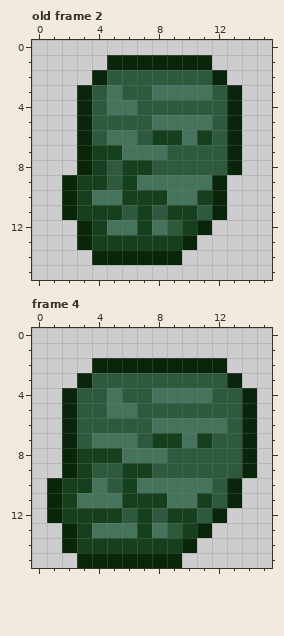
Pixel-art file: assets/sprites/uranium.ase. Above is the file before it was changed.
16x16 pixels, 4 frames. Shown: old frame 2, frame 4. The commit also changed other frames, which this record leaves out.
The same view after the edit:
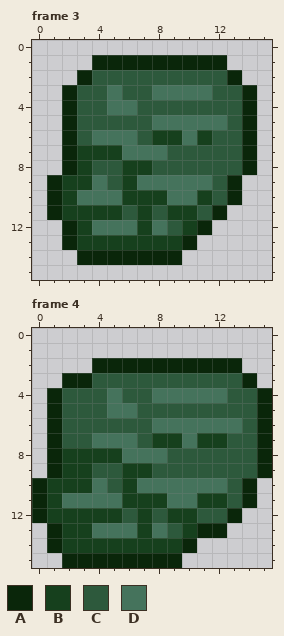
Palette (. is transparent): A #0a260a  B #16401d  C #2d593c  D #45735c
A new or re-ordered frame is compared with the old frame closest to it.
The edit:
{"change": "frames re-ordered"}
{"where": "frame 3 against old frame 2"}
{"frame":3,"y":1,"x":4,"old":".","new":"A"}
{"frame":3,"y":1,"x":12,"old":".","new":"A"}
{"frame":3,"y":2,"x":3,"old":".A","new":"AC"}
{"frame":3,"y":2,"x":12,"old":"A.","new":"CA"}
{"frame":3,"y":3,"x":2,"old":".A","new":"AC"}
{"frame":3,"y":3,"x":13,"old":"A.","new":"CA"}
{"frame":3,"y":4,"x":2,"old":".A","new":"AC"}
{"frame":3,"y":4,"x":13,"old":"A.","new":"CA"}
{"frame":3,"y":5,"x":2,"old":".A","new":"AC"}
{"frame":3,"y":5,"x":12,"old":"CA.","new":"DCA"}
{"frame":3,"y":6,"x":2,"old":".AC","new":"ACD"}
{"frame":3,"y":6,"x":13,"old":"A.","new":"CA"}
{"frame":3,"y":7,"x":2,"old":".A","new":"AB"}
{"frame":3,"y":7,"x":13,"old":"A.","new":"CA"}
{"frame":3,"y":8,"x":2,"old":".AB","new":"ABC"}
{"frame":3,"y":8,"x":13,"old":"A.","new":"CA"}
{"frame":3,"y":9,"x":1,"old":".A","new":"AB"}
{"frame":3,"y":9,"x":4,"old":"B","new":"D"}
{"frame":3,"y":9,"x":12,"old":"A.","new":"CA"}
{"frame":3,"y":10,"x":1,"old":".AB","new":"ABD"}
{"frame":3,"y":10,"x":12,"old":"A.","new":"CA"}
{"frame":3,"y":11,"x":1,"old":".A","new":"AB"}
{"frame":3,"y":12,"x":2,"old":".AB","new":"ABD"}
{"frame":3,"y":13,"x":2,"old":".A","new":"AB"}
{"frame":3,"y":14,"x":3,"old":".","new":"A"}
{"where": "frame 4"}
{"frame":4,"y":2,"x":13,"old":".","new":"A"}
{"frame":4,"y":3,"x":2,"old":".","new":"A"}
{"frame":4,"y":3,"x":13,"old":"A.","new":"CA"}
{"frame":4,"y":4,"x":1,"old":".A","new":"AC"}
{"frame":4,"y":4,"x":12,"old":"C","new":"D"}
{"frame":4,"y":4,"x":14,"old":"A.","new":"CA"}
{"frame":4,"y":5,"x":1,"old":".A","new":"AC"}
{"frame":4,"y":5,"x":14,"old":"A.","new":"CA"}
{"frame":4,"y":6,"x":1,"old":".A","new":"AC"}
{"frame":4,"y":6,"x":13,"old":"CA.","new":"DCA"}
{"frame":4,"y":7,"x":1,"old":".A","new":"AC"}
{"frame":4,"y":7,"x":12,"old":"C","new":"B"}
{"frame":4,"y":7,"x":14,"old":"A.","new":"CA"}
{"frame":4,"y":8,"x":1,"old":".A","new":"AB"}
{"frame":4,"y":8,"x":14,"old":"A.","new":"CA"}
{"frame":4,"y":9,"x":1,"old":".A","new":"AB"}
{"frame":4,"y":9,"x":14,"old":"A.","new":"CA"}
{"frame":4,"y":10,"x":0,"old":".A","new":"AB"}
{"frame":4,"y":10,"x":12,"old":"CA.","new":"DCA"}
{"frame":4,"y":11,"x":0,"old":".AB","new":"ABD"}
{"frame":4,"y":11,"x":12,"old":"CA.","new":"BCA"}
{"frame":4,"y":12,"x":0,"old":".A","new":"AB"}
{"frame":4,"y":12,"x":12,"old":"A.","new":"CA"}
{"frame":4,"y":13,"x":1,"old":".A","new":"AB"}
{"frame":4,"y":13,"x":12,"old":".","new":"A"}
{"frame":4,"y":14,"x":1,"old":".A","new":"AB"}
{"frame":4,"y":15,"x":2,"old":".","new":"A"}
{"label":"changed","picture_box":[47,55,107,265]}
{"label":"changed","picture_box":[212,55,257,205]}
{"label":"changed","picture_box":[212,358,272,538]}
{"label":"changed","picture_box":[32,373,77,568]}
